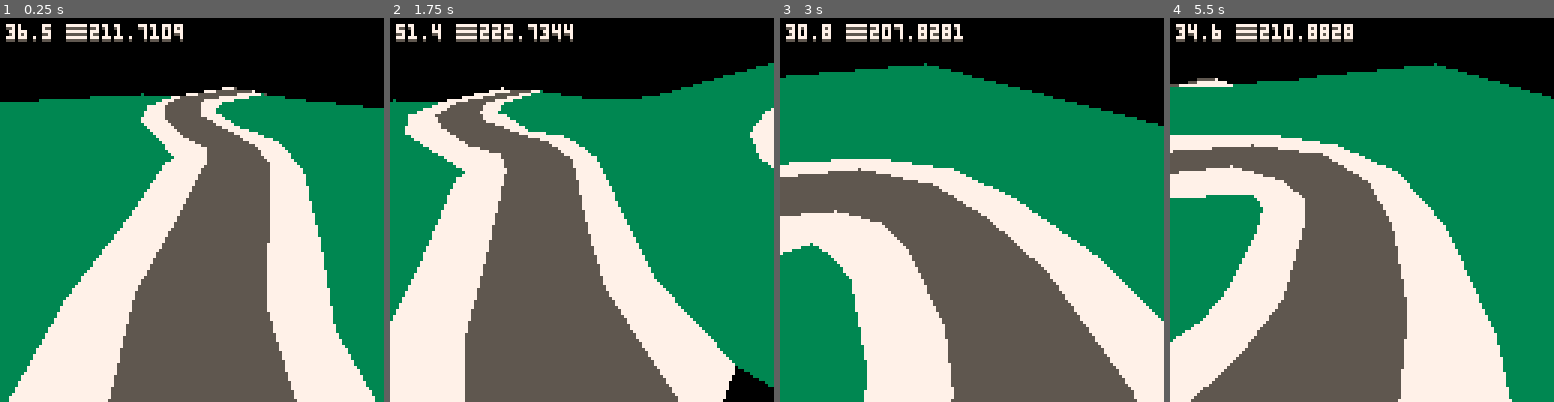
Above: before the commit, frames 1-4 (left to right).
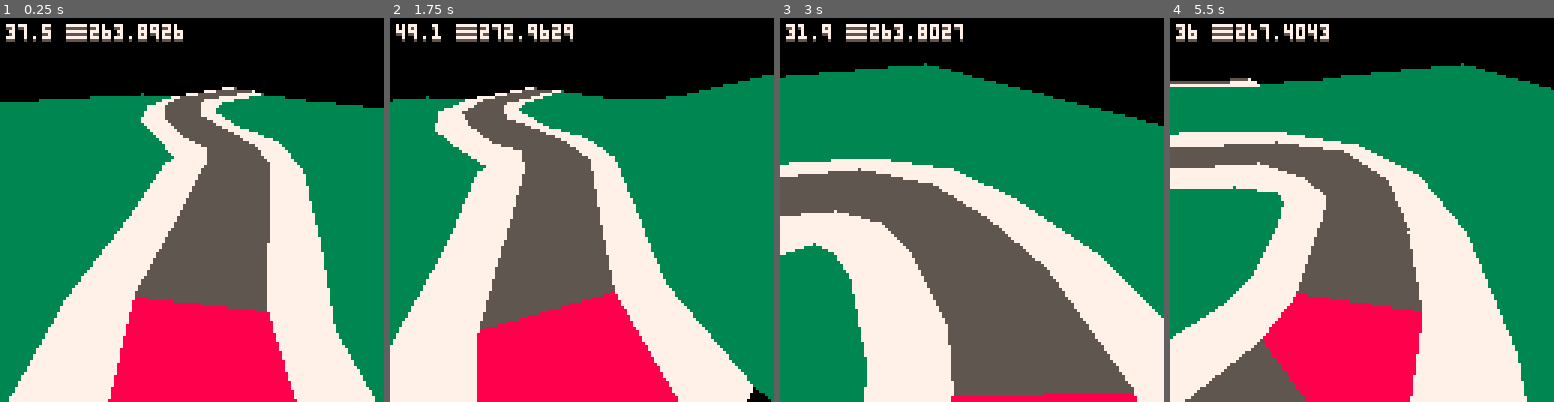
Above: after the commit, the same moments.

Repository: freds72/virtua-on
Game: PICO-8 cartridge carts/frustum.p8
The game is run twice, just before and just after one commit, with the same random seed, the same clock (stepped at 60 frames per second) and the same inputs.
Inputs:
- Up to frame 1 (0.25 s): no input
- Up to frame 2 (1.75 s): hold Right from 1.6 s (still down)
- Up to frame 3 (3 s): release Right at 2.1 s; hold Up 2.15-2.42 s; hold Right from 2.47 s (still down)
- Up to frame 4 (5.5 s): release Right at 3.03 s; hold Left 3.08-3.58 s; hold Down 3.63-3.97 s; hold Right 4.02-4.68 s; hold Up 4.73-5.03 s; hold Left from 5.08 s (still down)

The runs differ from the first frame. In frame 1, 11% of the frame differs, in the area x 4-78%, y 1-100%; in frame 2, 25%, in the area x 0-100%, y 1-100%; in frame 3, 2.0%; in frame 4, 21%.

Commit message:
added point to face lookup added normal exports

Diff:
--- a/carts/frustum.p8
+++ b/carts/frustum.p8
@@ -284,6 +284,30 @@
 	end
 end
 
+function is_inside(p,f)
+	local vi=f.vi
+	local inside,p0=0,track.v[vi[#vi]]
+	for i=1,#vi do
+		local p1=track.v[vi[i]]
+		if((p0[3]-p1[3])*(p[1]-p0[1])+(p1[1]-p0[1])*(p[3]-p0[3])>0) inside+=1
+		p0=p1
+	end
+	if(inside==#vi) return f
+end
+function find_face(p,oldf)
+	-- same face as previous hit
+	if(oldf and is_inside(p,oldf)) return oldf
+	-- voxel?
+	local x,z=flr(p[1]/16),flr(p[3]/16)
+	local faces=track.voxels[x+16*z]
+	if faces then
+		for _,f in pairs(faces) do
+			if(f!=oldf and is_inside(p,f)) return f
+		end
+	end
+	-- not found
+end
+
 function _init()
 	track=all_models["track"]
 end
@@ -299,6 +323,7 @@
 local sessionid=0
 local k_far=1
 local k_near=8
+local current_face
 
 function _draw()
 	sessionid+=1
@@ -365,33 +390,39 @@
  end
  ]]
 
- local out={}
- -- get visible voxels
- for k,_ in pairs(tiles) do
-	--for k,_ in pairs(track.voxels) do
+ -- current face
+ local pos,angle,m=plyr:get_pos()
+ current_face=find_face(pos,current_face)
+
+	local out={}
+	-- get visible voxels
+	for k,_ in pairs(tiles) do
+		--for k,_ in pairs(track.voxels) do
 		local faces=track.voxels[k]
 		if faces then
 			for _,face in pairs(faces) do
 				-- avoid overdraw for shared faces
-				if face.session!=sessionid then
- 				local z,outcode,verts=0,0,{}
- 				-- project vertices
- 				for _,vi in pairs(face.vi) do
-     	local a=v_cache(vi)
-     	z+=a[3]
-     	outcode=bor(outcode,a.outcode)
-    	 verts[#verts+1]=a
-    	end
-    	-- mix of far verts?
+				if v_dot(face.n,cam.pos)>face.cp and face.session!=sessionid then
+					local z,outcode,verts=0,0,{}
+					-- project vertices
+					for _,vi in pairs(face.vi) do
+						local a=v_cache(vi)
+						z+=a[3]
+						outcode=bor(outcode,a.outcode)
+						verts[#verts+1]=a
+					end
+					-- mix of far verts?
 					if band(outcode,1)==1 then
-	    	-- mix of near+far vertices?
- 	   	if(band(outcode,0x9)==9) verts=z_poly_clip(0.25,verts) c=8
- 					if(#verts>2) add(out,{key=64/z,c=face.flags,v=verts})
-  			end
-  	 end
-  	 face.session=sessionid
- 		end
- 	end
+						-- mix of near+far vertices?
+						if(band(outcode,0x9)==9) verts=z_poly_clip(0.25,verts) c=8
+						local c=face.flags
+						if(current_face==face) c=8
+						if(#verts>2) add(out,{key=64/z,c=c,v=verts})
+					end
+					face.session=sessionid
+				end
+			end
+		end
 	end
 
  sort(out)
@@ -400,7 +431,6 @@
 		project_poly(d.v,d.c)
 	end
 
- local pos,angle,m=plyr:get_pos()
 	local px,py=cam:project2d(pos[1],pos[3])
 	pset(px,py,9)
 
@@ -412,7 +442,7 @@
 
 -->8
 -- unpack data & models
-local mem=0x1000
+local mem=0x000
 
 -- unpack a list into an argument list
 -- trick from: https://gist.github.com/josefnpat/bfe4aaa5bbb44f572cd0
@@ -475,12 +505,21 @@
 		unpack_array(function()
 			local f={vi={},flags=unpack_int()}
 			-- vertex indices
+			-- quad?
 			local n=band(f.flags,32)>0 and 4 or 3
 			for i=1,n do
 				add(f.vi,unpack_variant())
 			end
 			add(model.f,f)
 		end)
+
+		-- normals + n.p cache
+		for i=1,#model.f do
+			local f=model.f[i]
+			f.n={unpack_float(),unpack_float(),unpack_float()}
+			f.cp=v_dot(f.n,model.v[f.vi[1]])
+		end
+
 		-- voxels
 		unpack_array(function()
 			local id,faces=unpack_int(),{}
@@ -729,26 +768,5 @@
 
 
 
-
 __map__
-035b5f815f035b815f815e035f63815f036367816003638160815f038138813e81390380bc813881390380d7815281580381578158816d0381568157816e038157816d816e038152816d81580381528153816c038152816c816d0381538154816c038150816b8154038154816b816c0381508151816b03814b816a8151038151
-816a816b03814b814c816a03814c814d816903814c8169816a03814a8168814e03814d814e816903814e8168816903814f8163816703814a814f816803814f81678168038163816481670381648165816603816481668167038155816f815d0381558156816e038155816e816f03815c815d816f03815b815c817003815c816f
-817003815a815b8170038159815a817103815a817081710381618162817203815981718162038162817181720381608161817203815f816081730381608172817303815e815f817303815e8166816503815e81738166031f5357031f2353032b474b03274b4f03272b4b0381368142813f038135814281360381498148813703
-813c813d81490381438148814723813b8138813d813c2737383c3b7d070481cb81cd81ce81d0090481ca81cc81cd81c8150481e181e281cf81d0190681c881cc816f8170817181731b0781c881c981ca81728173817481761c0681c681c981758176817781791d0481c981ca81c681c7270781688169816a816b81ce81cf81d0
-280481cb816b816d81ce290e010281cb816c816d816e816f8170817180d281cd80d481cc80bc2a0f010281718172817380b4817480b580b780b880b680ba80bb80bc80b92b0b80ae80af80b180b280b380b481748176817580b580b62c0780ae80cf80b18175817781788179310481e281de81df81e0340681e181e2816681b0
-81b281e0360581e181cf816981668167370b80e180e381e481e381668167816881690d0e1038068168816a0d0e80d580d739110405060708090a816b816c816d816e816a0b80d280d480d580d73a1a81010203810205068104810b810c810d810e810f811080b980ba80bb80d280d380f980fa80fb80fc80fd80fe80ff81003b
-15810181028103810481058106810780ac80ad810d80af80d080d180b080b380b2810c80b680b980ff81003c0880ab80ac80ae80cf80d080af8178817a3d0781c581c681c781788179817a817c430681b181b281b381b581de81e0440981b081b181b281b33637393a3c450781e3816681b03334363746053381e3816581e430
-470a80e180e381e48165101112131415481080e180e280e480e580e60e0f11121480d580d615181780e0490b80e608090b0c81128113811480d580d680f84a0a0609810f8110811181128114811880f980fb4b0e81068107810880a980aa810980cc80cd810a80ad80ac8111810d81104c0780a880a980ab80ac817a817b817c
-4f0481c381c481c581c7520781ae81af81b481b581dd81de81df530a424381ae81b381b481b53c3d3f40541241434480ea80eb80ec80ed80ee80ef3738393a3b3c3d3e4055103b80ee80ef30313233343580f380f1383780f080f280f6560981e581e681e781652a2d2e3031570c81638164816581e681e781e51314161780de
-80df580d80e61c1e1718191a1b80f81d80de80df80e0590581191b81131e80f85a068109810a81118115811781185b0880a580a680a7810980cc80cd80ce81155c0680a880a980cd80ce817b817d5d0681c381c5817b817c817d817f600481da81dc81dd81df620681ab81ac81ad81af81da81dd63094243454681ad81ae81af
-80dc80dd64104344464780e880e780ea80e980eb80ed80ec80ef80f680f780db80dc65092f80f13280f380f480f580f280f780f66611812128292a2b2c2d2e2f8130313280f480f580f7815a8120671181618162816321242225278164282a81e52b81ee1980de8160680c816122212381ee20191c1d1e1f8160690981418113
-811481188119811a811b1e206a0a814180a480a781e980cb813481158116811781186b0d818180a2818280a380a480a580a680a780c980ca80cb817e81806c05817d817e80a580ce817f6d07818281c381c281c4817e817f8180720781a881a981aa81ac81da81db81dc7309454881a881aa81ab81ac81ad4b80dd740b80e748
-494a4b4c4d815780db80dc80dd750580e9815a815780e780f776052981212c811f8120770f812122232526282981ea8130815c815b811c811d811e811f780b81412381e881e9815c811a811b811c815e811e207c0480c981838181809f820681a581a681a781a981d881db830a81a581a781a881a94b4c4e4f515284094a4c4d
-814e814f504f81508157850881ec814f8150813081578159815a815b8a0681e881e9813481358137815f8b0c80a180c980ca80cb8134813581368137809d809e809f80a08c07818381848185809c809d809f80a08d0681818182818381c2818581c08e0481c181c281c481c0900481d981db81dc81d8930981a481a581a65152
-545580d980da941181598149814a814b814c814d814e4f5081505253555680d880d98158950a814381448145814681478148814a81ec815881599609814281446581ea81ec81518153815b80bd970765686b8151815281538154980981ea81eb8152815381548156815c815d815e9a0e81e8813e81378136813d81388139813a
-813b813c815d815e815f81409b10809b813a8092809d809480958136809780988139809a813b813c813d8138809e9c0a8184818681878188809680978099809a809c809d9d0781c1818481858186818881bf81c0a20781a281a381a481a681d781d881d9a30481a280da5481a4a40480d980da5758a510628143814581468147
-81488149814a5c5880d880d95b595e5fa60d6162814381428144656480bd5e80bf80be5f60a70e636465666768696a6b6c6d6e80be80bfa80c812381246b81eb6d6e81ed7071815481558156a90981eb808c81ed812e812f808f815d813f8140aa0b80c780c8808b808c808e808f8092813c813e813f8140ab0e80c680c780c8
-8189818a818b80908091809280938094809580968097ac048189809380968187ad06818781888189818b81bd81bfb40581a180da81a381a257b50a81a15e57585a5b5d819e819f81a0b6096180bf819d819b819c5d5e819e60b70f80c180c26366696c6d6f7072738198819a819b80bfb8178122812381248125812681278129
-8131813381b681b780c080c180c581ed7071737476777a7db91780838085808680888089808b808c812781288129812a812b812c812d812e812f81318132813381b680c581ed8080ba0b80c68087808880c7808a808b818c808d818d808e81b8bb04818a818c80c68090bc07818a818b818c81b881bc81bd81bebe0481c181bd
-81be81bfc40681a181a381d581d7819f81a0c50781d481d581d6819c819d819e81a0c60781d181d481988199819a819b819dc70a7273757681978198819978819579c80e80c380c480c57c81948195767778797a7b81967dc90d8081808280c380c480c5808380868085818f81917e7f8080ca0a808180828084808580878088
-818d818e818f8190cb06818d818e819081b881b981bcd30481d981d581d681d7d70781d181d281d38195819681978199d80880c481928193819481d2819681ba7bd90581918192819380c47eda07818f81908191819381b981ba81bbe50481d181d381d481d6ec0481b981bb81bc81bef80481ba81bb81d281d3
+81d281948193819681ba7bd90581918192819380c47eda07818f81908191819381b981ba81bbe50481d181d381d481d6ec0481b981bb81bc81bef80481bb81d281d381ba000000000000000000000000000000000000000000000000000000000000000000000000000000000000000000000000000000000000000000000000
Not shown, changed: 129 lines of the sprite sheet (__gfx__) section of carts/frustum.p8
Not shown, changed: models/blender_export.py
Not shown, changed: models/run_export.py
